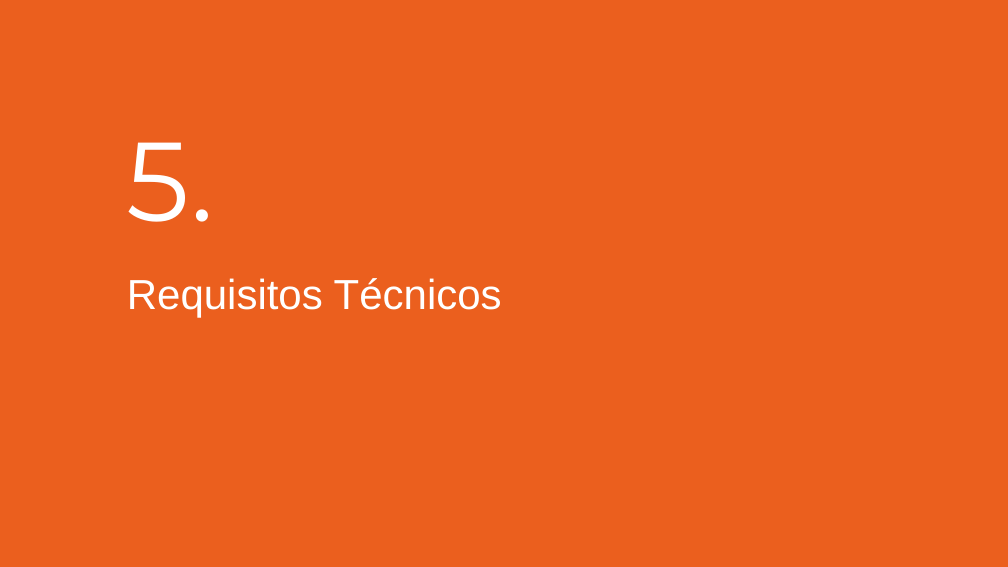
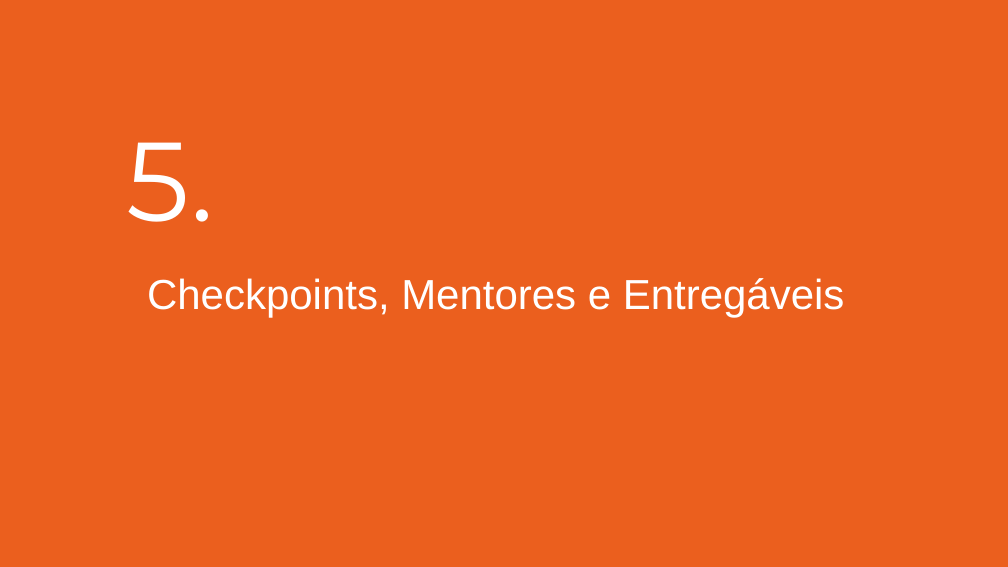
Before and after one commit to Hackathon-Altran/Docs, a slide deck: slide 19 of Challenge Presentation.PPTX (slide 17 before the commit). Drawn at 1008x567 pixels with LibreOffice and Linux fonts; fonts in the diff are those of the drawing; background and template pictures are left out. Boxes give left, top, right and bottom in pixels: in the first picture for what was removed or moved away, otherwise in the second. Text is boxed around its words. In the diff, an @@ line names an element or a change of style, - is before the commit and + after.

```diff
--- a/Challenge Presentation.PPTX
+++ b/Challenge Presentation.PPTX
@@ text at <box>147,278,845,318</box>: text changed @@
-Requisitos Técnicos
+Checkpoints, Mentores e Entregáveis
```
Also in this commit, not shown: 2 other slides changed, 3 slides added.
